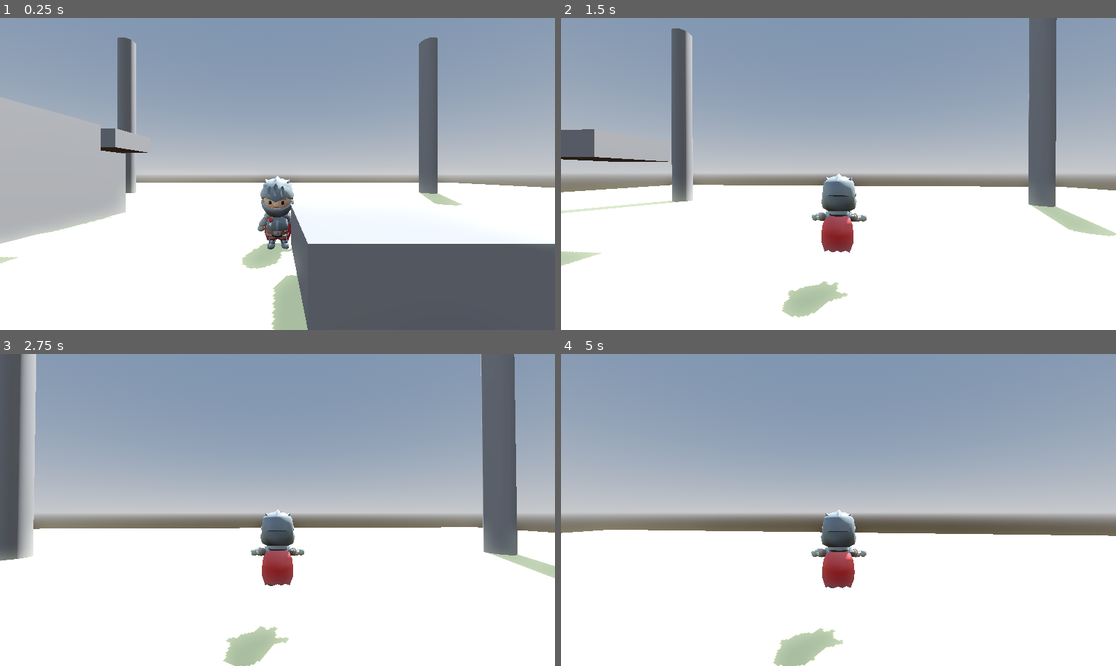
Above: before the commit, frames 1-4 (two rows, left to right).
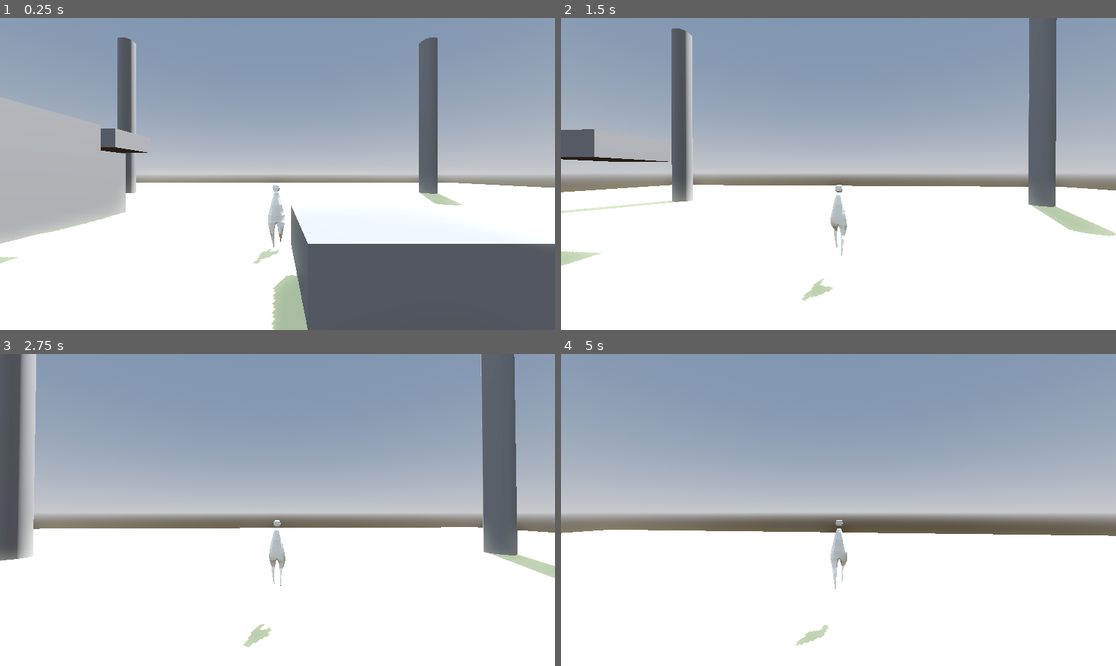
Above: after the commit, the same moments.

Repository: Lukko-Digital/walkington-city
Game: Godot game, scene res://levels/main.tscn
Same seed, same stepped clock (60 frames per second), same inputs: the game is played once before the commit and once after it.
Inputs (mouse positions are in pixels of both pictures, inside the frame that each line leads up to):
- Up to frame 1 (0.25 s): no input
- Up to frame 2 (1.5 s): move the mouse to (866, 174) at 0.52 s; hold Space (jump) 0.53-1.28 s; hold W (forward) from 0.53 s (still down); move the mouse to (810, 174) at 1.27 s; right-click (810, 174) at 1.35 s
- Up to frame 3 (2.75 s): keep holding W (forward); tap Space (jump) at 1.52, 1.55, 1.82, 2.3 s; move the mouse to (288, 503) at 2.02 s; press the mouse at (288, 503) at 2.03 s
- Up to frame 4 (5 s): keep holding W (forward); move the mouse to (832, 516) at 2.77 s; release the mouse at (832, 516) at 2.78 s; tap Space (jump) at 2.85, 3.02, 3.32, 3.77, 3.8, 4.07, 4.52, 4.55, 4.82 s; move the mouse to (877, 513) at 3.52 s; hold Right mouse button (recall) 3.53-4.28 s; move the mouse to (794, 506) at 4.27 s; click (794, 506) at 4.35 s

The runs differ from the first frame. In frame 1, 1.5% of the frame differs, in the area x 43-53%, y 50-81%; in frame 2, 2.1%; in frame 3, 2.1%; in frame 4, 2.2%, in the area x 38-56%, y 49-100%.

Commit message:
copy knight2 stuff to josh guy model

Diff:
--- /dev/null
+++ b/char_2.gd
@@ -0,0 +1,107 @@
+extends CharacterBody3D
+
+const SPEED = 5.0
+const ACCELERATION = 4.0
+const JUMP_VELOCITY = 10.0
+const ROTATION_SPEED = 12.0
+const CAMERA = {
+	MAX_LENGTH = 7.0,
+	MIN_LENGTH = 2.0,
+	HIGHEST_ANGLE = -90.0,
+	LOWEST_ANGLE = 30.0,
+	MOUSE_SENSITIVITY = 0.0015,
+	CONTROLLER_SENSITIVITY = 0.05,
+	CONTROLLER_ACCELERATION = 6.0,
+	# Speed that camera looks in player's direction when walking
+	HORIZONTAL_TRACK_SPEED = 0.4,
+	VERTICAL_TRACK_SPEED = 0.5,
+	# Time between last mouse movement and start of camera tracking
+	TRACK_DELAY = 0.3,
+	# Speed that camera zooms in when camera moves
+	MOVEMENT_ZOOM_SPEED = 0.001
+}
+
+@onready var camera_arm = $CameraArm
+@onready var model = $Armature
+#@onready var anim_tree = $AnimationTree
+#@onready var anim_state: AnimationNodeStateMachinePlayback = $AnimationTree.get("parameters/playback")
+@onready var cam_move_timer: Timer = $CameraMovementTimer
+
+var gravity = ProjectSettings.get_setting("physics/3d/default_gravity")
+var previously_airborne = true
+var jumping: bool:
+	set(value):
+		#anim_tree.set("parameters/conditions/jumping", value)
+		jumping = value
+var cam_rotation_velocity = Vector2.ZERO
+
+func _ready():
+	Input.mouse_mode = Input.MOUSE_MODE_CAPTURED
+	cam_move_timer.wait_time = CAMERA.TRACK_DELAY
+
+func _process(delta):
+	if not Input.get_connected_joypads().is_empty():
+		controller_camera_control(delta)
+
+func _physics_process(delta):
+	handle_gravity(delta)
+	handle_walk(delta)
+	handle_jump()
+	move_and_slide()
+	handle_airborne_animations()
+	camera_zoom_out(delta)
+
+func controller_camera_control(delta):
+	var controller_input = Input.get_vector("look_down", "look_up", "look_right", "look_left")
+	if controller_input:
+		cam_move_timer.start()
+	cam_rotation_velocity = cam_rotation_velocity.lerp(
+		controller_input * CAMERA.CONTROLLER_SENSITIVITY,
+		CAMERA.CONTROLLER_ACCELERATION * delta
+	)
+	camera_arm.rotation.x += cam_rotation_velocity.x
+	camera_arm.rotation.y += cam_rotation_velocity.y
+	camera_arm.rotation_degrees.x = clamp(camera_arm.rotation_degrees.x, CAMERA.HIGHEST_ANGLE, CAMERA.LOWEST_ANGLE)
+
+func handle_gravity(delta):
+	velocity.y -= gravity * delta * 2
+
+func handle_walk(delta):
+	var input = Input.get_vector("left", "right", "forward", "back")
+	var dir = Vector3(input.x, 0, input.y).rotated(Vector3.UP, camera_arm.rotation.y)
+	velocity.x = lerp(velocity.x, dir.x * SPEED, ACCELERATION * delta)
+	velocity.z = lerp(velocity.z, dir.z * SPEED, ACCELERATION * delta)
+	#anim_tree.set("parameters/IdleWalk/blend_position", velocity.length() / SPEED)
+	# Rotate model to face walking direction
+	model.rotation.y = lerp_angle(model.rotation.y, atan2( - velocity.x, -velocity.z), ROTATION_SPEED * delta)
+	# If moving, camera moves to point in walking direction
+	if dir and cam_move_timer.is_stopped():
+		camera_track(delta)
+
+func handle_jump():
+	if is_on_floor() and Input.is_action_just_pressed("jump"):
+		velocity.y = JUMP_VELOCITY
+		jumping = true
+
+func handle_airborne_animations():
+	#anim_tree.set("parameters/conditions/grounded", is_on_floor())
+	if is_on_floor():
+		jumping = false
+	# Check if airborne and not jumping, e.g. walking off a ledge
+	#elif not jumping:
+		#anim_state.travel("Jump_Idle")
+
+func camera_track(delta):
+	camera_arm.rotation.y = lerp_angle(camera_arm.rotation.y, model.rotation.y, CAMERA.HORIZONTAL_TRACK_SPEED * delta)
+	camera_arm.rotation.x = lerp_angle(camera_arm.rotation.x, 0.0, CAMERA.VERTICAL_TRACK_SPEED * delta)
+
+func camera_zoom_out(delta):
+	camera_arm.spring_length = lerp(camera_arm.spring_length, CAMERA.MAX_LENGTH, delta)
+
+func _unhandled_input(event):
+	if event is InputEventMouseMotion:
+		cam_move_timer.start()
+		camera_arm.rotation.x -= event.relative.y * CAMERA.MOUSE_SENSITIVITY
+		camera_arm.rotation_degrees.x = clamp(camera_arm.rotation_degrees.x, CAMERA.HIGHEST_ANGLE, CAMERA.LOWEST_ANGLE)
+		camera_arm.rotation.y -= event.relative.x * CAMERA.MOUSE_SENSITIVITY
+		camera_arm.spring_length = lerp(camera_arm.spring_length, CAMERA.MIN_LENGTH, event.relative.length() * CAMERA.MOVEMENT_ZOOM_SPEED)
--- /dev/null
+++ b/char_2.tscn
@@ -0,0 +1,57 @@
+[gd_scene load_steps=5 format=3 uid="uid://c6p338xu3nhw6"]
+
+[ext_resource type="PackedScene" uid="uid://bxojfksd1lq5o" path="res://assets/Char2.glb" id="1_xs2be"]
+[ext_resource type="Script" path="res://char_2.gd" id="2_nqgox"]
+
+[sub_resource type="CapsuleShape3D" id="CapsuleShape3D_mvbto"]
+height = 2.4
+
+[sub_resource type="SphereShape3D" id="SphereShape3D_5s5lr"]
+
+[node name="Char2" instance=ExtResource("1_xs2be")]
+script = ExtResource("2_nqgox")
+
+[node name="Armature" parent="." index="0"]
+transform = Transform3D(0.3, 0, 0, 0, 0.3, 0, 0, 0, 0.3, 0, 1.04174, -0.104261)
+
+[node name="Skeleton3D" parent="Armature" index="0"]
+transform = Transform3D(-1, 0, -8.74228e-08, 0, 1, 0, 8.74228e-08, 0, -1, 0, 0, 0)
+bones/0/position = Vector3(-4.04521e-08, -0.148121, 0.758701)
+bones/0/rotation = Quaternion(-0.0617955, -0.11446, -0.00713394, 0.991478)
+bones/1/rotation = Quaternion(0.107536, 0.13851, 0.00177883, 0.984504)
+bones/1/scale = Vector3(1, 1, 1)
+bones/2/position = Vector3(-1.20913e-09, 1.88921, 0.0289115)
+bones/2/rotation = Quaternion(0.0868298, -0.0343633, 0.00833711, 0.995596)
+bones/3/rotation = Quaternion(0.735759, 0.241413, 0.604199, 0.187942)
+bones/3/scale = Vector3(0.999999, 1, 0.999998)
+bones/4/rotation = Quaternion(-0.0555665, 0.0215739, 0.547435, 0.834723)
+bones/4/scale = Vector3(1, 1, 1)
+bones/5/rotation = Quaternion(-0.580364, -0.170603, 0.783322, 0.143105)
+bones/5/scale = Vector3(1, 1, 0.999998)
+bones/6/rotation = Quaternion(-0.000394495, 0.00230732, -0.00374692, 0.99999)
+bones/6/scale = Vector3(1, 1, 1)
+bones/7/position = Vector3(-0.355303, -3.55906, -0.490026)
+bones/8/rotation = Quaternion(0.0862711, -2.10878e-08, 0.996272, 1.31798e-09)
+bones/8/scale = Vector3(1, 1, 1)
+bones/9/position = Vector3(0.358674, -3.17234, 0.965568)
+bones/9/rotation = Quaternion(0.489428, -0.510353, 0.510353, -0.489428)
+bones/10/rotation = Quaternion(-0.0862711, -2.10878e-08, 0.996272, -1.31798e-09)
+bones/10/scale = Vector3(1, 1, 1)
+
+[node name="AnimationPlayer" parent="." index="1"]
+autoplay = "Walk"
+
+[node name="CollisionShape3D" type="CollisionShape3D" parent="." index="2"]
+transform = Transform3D(1, 0, 0, 0, 1, 0, 0, 0, 1, 0, 1.2, 0)
+shape = SubResource("CapsuleShape3D_mvbto")
+
+[node name="CameraArm" type="SpringArm3D" parent="." index="3"]
+transform = Transform3D(1, 0, 0, 0, 1, 0, 0, 0, 1, 0, 2.5, 0)
+shape = SubResource("SphereShape3D_5s5lr")
+spring_length = 7.0
+margin = 0.1
+
+[node name="Camera3D" type="Camera3D" parent="CameraArm" index="0"]
+
+[node name="CameraMovementTimer" type="Timer" parent="." index="4"]
+one_shot = true
--- a/levels/main.tscn
+++ b/levels/main.tscn
@@ -1,6 +1,6 @@
 [gd_scene load_steps=11 format=3 uid="uid://c2cqsafxc5pue"]
 
-[ext_resource type="PackedScene" uid="uid://hxn4lucghc74" path="res://knight2.tscn" id="1_vl3o0"]
+[ext_resource type="PackedScene" uid="uid://c6p338xu3nhw6" path="res://char_2.tscn" id="1_g3ibx"]
 
 [sub_resource type="ProceduralSkyMaterial" id="ProceduralSkyMaterial_l7lto"]
 sky_horizon_color = Color(0.64625, 0.65575, 0.67075, 1)
@@ -91,8 +91,6 @@
 [node name="CollisionShape3D" type="CollisionShape3D" parent="Platforms/MeshInstance3D4/StaticBody3D"]
 shape = SubResource("ConcavePolygonShape3D_y8btx")
 
-[node name="Knight2" parent="." instance=ExtResource("1_vl3o0")]
-
 [node name="Spires" type="Node" parent="."]
 
 [node name="MeshInstance3D" type="MeshInstance3D" parent="Spires"]
@@ -110,3 +108,5 @@
 [node name="MeshInstance3D4" type="MeshInstance3D" parent="Spires"]
 transform = Transform3D(1, 0, 0, 0, 1, 0, 0, 0, 1, 20, 0, -20)
 mesh = SubResource("CylinderMesh_qbyfj")
+
+[node name="Char2" parent="." instance=ExtResource("1_g3ibx")]
Not shown, added: assets/Char2.glb.import
